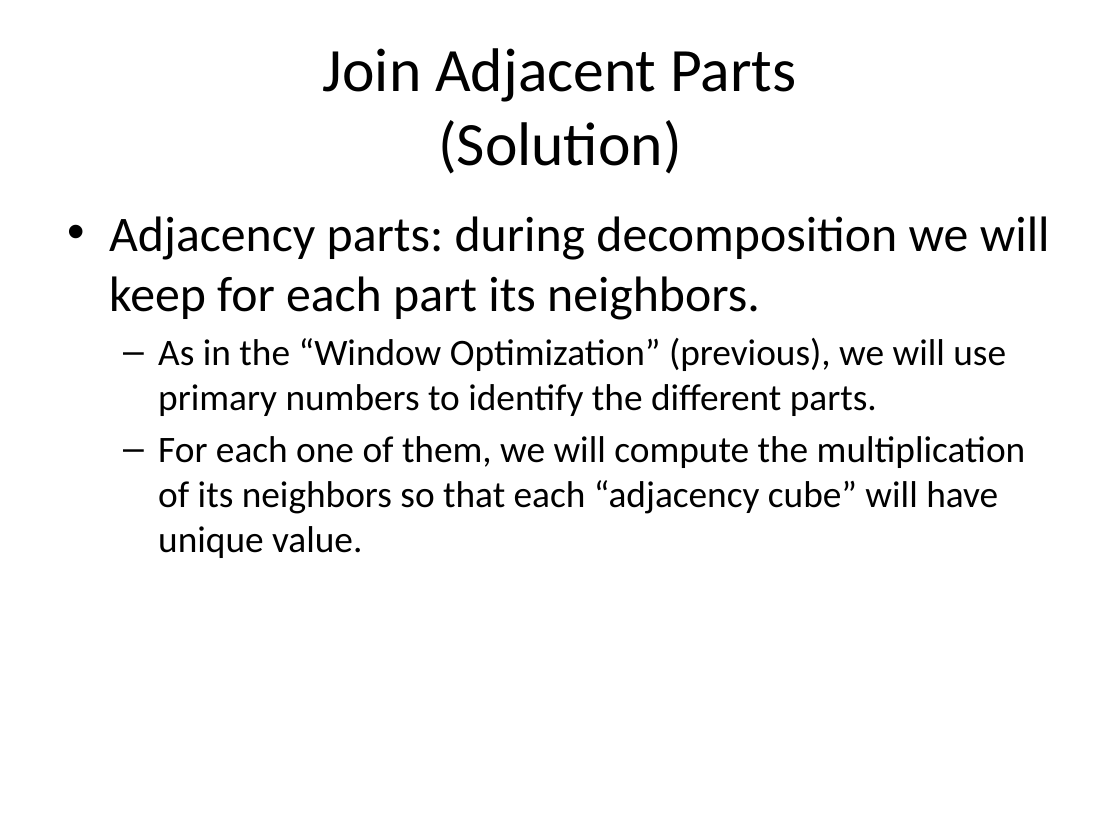
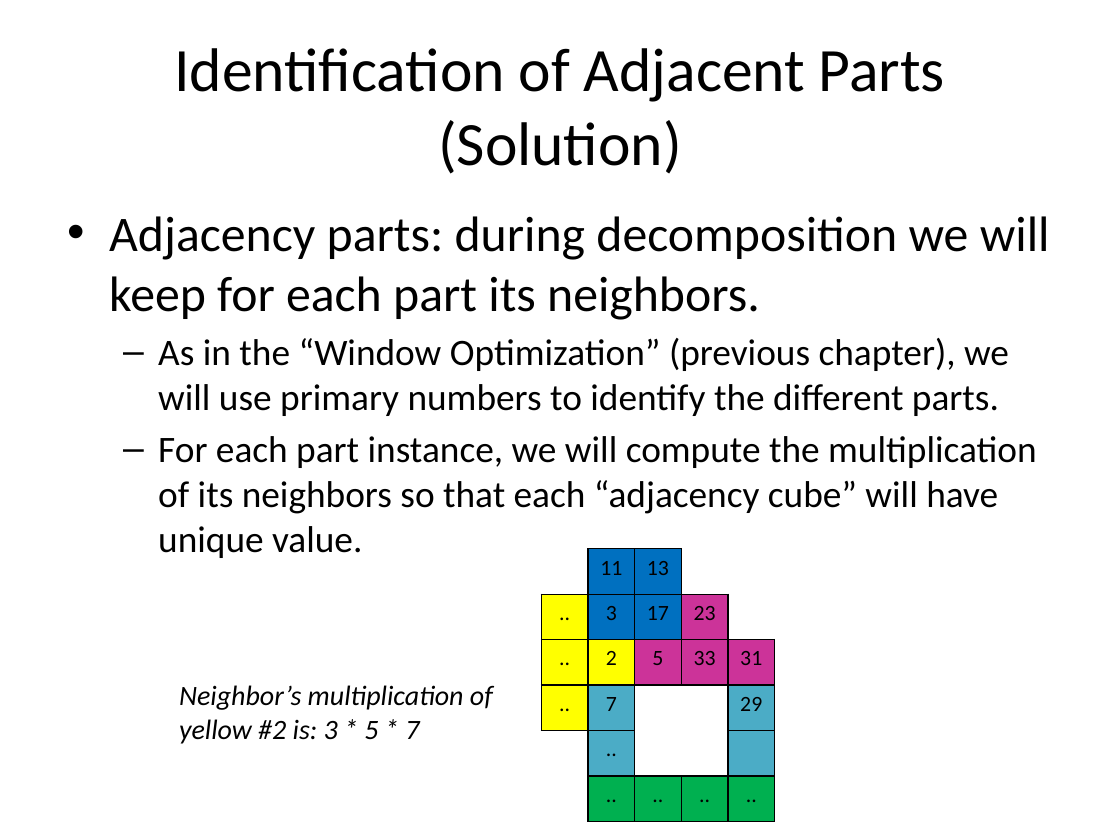
Before and after one commit to orperel/DecomposeForPacking, a slide deck: slide 51 of DecomposeForPacking/docs/Decompose for Packing - Summary and Extensions.pptx (slide 42 before the commit). Drawn at 1120x840 pixels with LibreOffice and Linux fonts; fonts in the diff are those of the drawing. Boxes give left, top, right and bottom in pixels: in the first picture for what was removed or moved away, otherwise in the second. Text is boxed around its words. In the diff, an @@ line names an element or a change of style, - is before the commit and + after.

```diff
--- a/DecomposeForPacking/docs/Decompose for Packing - Summary and Extensions.pptx
+++ b/DecomposeForPacking/docs/Decompose for Packing - Summary and Extensions.pptx
@@ title at (174,48,945,174): text changed @@
-Join Adjacent Parts
-(Solution)
+Identification of Adjacent Parts (Solution)
@@ text at (158,338,1037,558): text changed @@
-  – As in the “Window Optimization” (previous), we will use primary numbers to identify the different parts.
-  – For each one of them, we will compute the multiplication of its neighbors so that each “adjacency cube” will have unique value.
+  – As in the “Window Optimization” (previous chapter), we will use primary numbers to identify the different parts.
+  – For each part instance, we will compute the multiplication of its neighbors so that each “adjacency cube” will have unique value.
@@ table added at (541,549,776,821), 6 rows, 5 columns @@
+ | 11 | 13 |  | 
+.. | 3 | 17 | 23 | 
+.. | 2 | 5 | 33 | 31
+.. | 7 |  |  | 29
+ | .. |  |  | 
+ | .. | .. | .. | ..
@@ text added at (179,685,493,744), 18 pt, text #000000, italic @@
+Neighbor’s multiplication of yellow #2 is: 3 * 5 * 7
```
Also in this commit, not shown: 15 other slides changed, 13 slides added, 2 slides removed, 15 other files.
